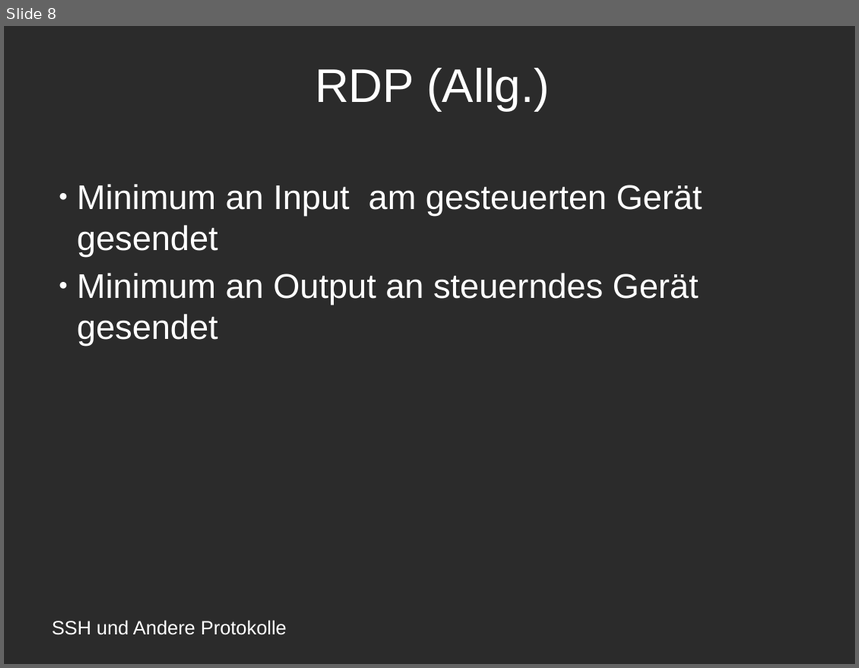
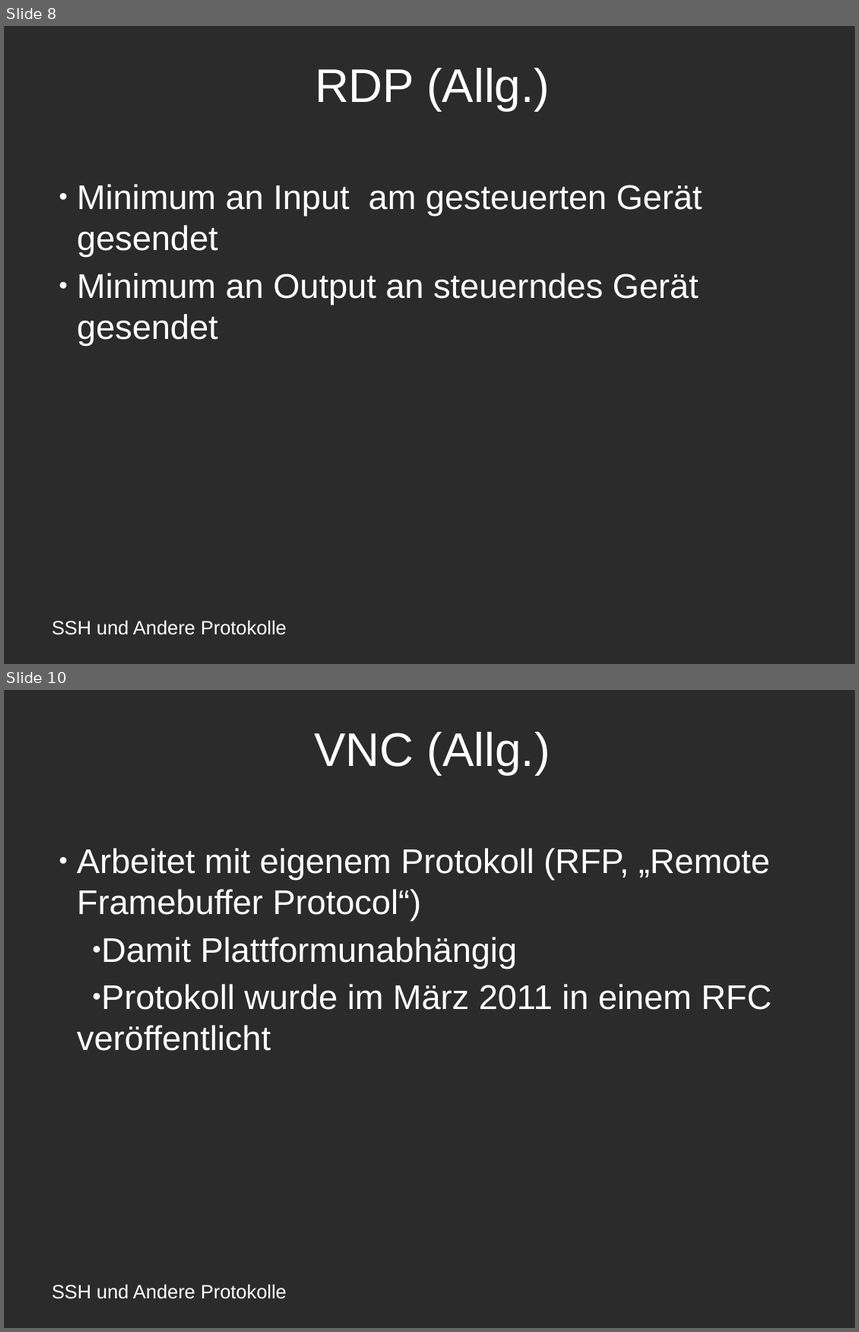
Before and after one commit to amlispolska/SSH-Projekt, a slide deck: ssh-presentation.odp. Shown one above the other, each under a label of ours: slide 8 before the commit, slides 8 and 10 after it; the slides between them are not shown. The pictures are 859x668 and 859x1332 pixels, drawn with LibreOffice and Linux fonts; fonts in the diff are those of the drawing; background and template pictures are left out; a plain dark background stands for a picture behind light text. Boxes give left, top, right and bottom in pixels: in the first picture for what was removed or moved away, otherwise in the second. Text is boxed around its words. In the diff, an @@ line names an element or a change of style, - is before the commit and + after.

```diff
--- a/ssh-presentation.odp
+++ b/ssh-presentation.odp
@@ slide 10 added at (x1=4, y1=690, x2=855, y2=1328), background picture (left out) @@
@@ title added at (x1=315, y1=732, x2=550, y2=775), 44 pt, text #FFFFFF @@
+VNC (Allg.)
@@ subtitle added at (x1=77, y1=848, x2=772, y2=1051), 32 pt, text #FFFFFF @@
+● Arbeitet mit eigenem Protokoll (RFP, „Remote Framebuffer Protocol“)
+  ● Damit Plattformunabhängig
+  ● Protokoll wurde im März 2011 in einem RFC veröffentlicht
@@ text added at (x1=52, y1=1284, x2=287, y2=1300), 18 pt, text #FFFFFF @@
+SSH und Andere Protokolle
```
Also in this commit, not shown: 1 slide changed, 1 other slide added.
